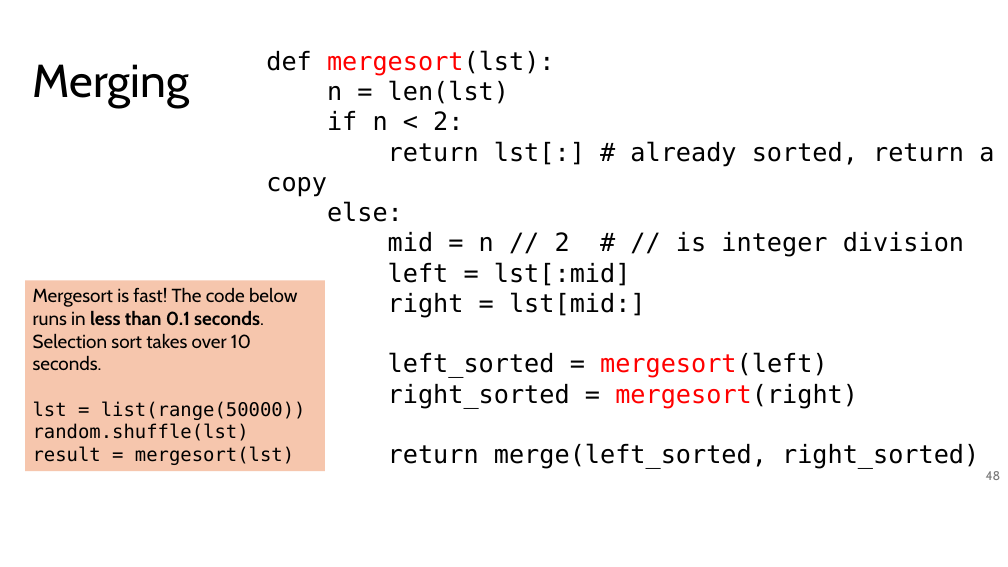
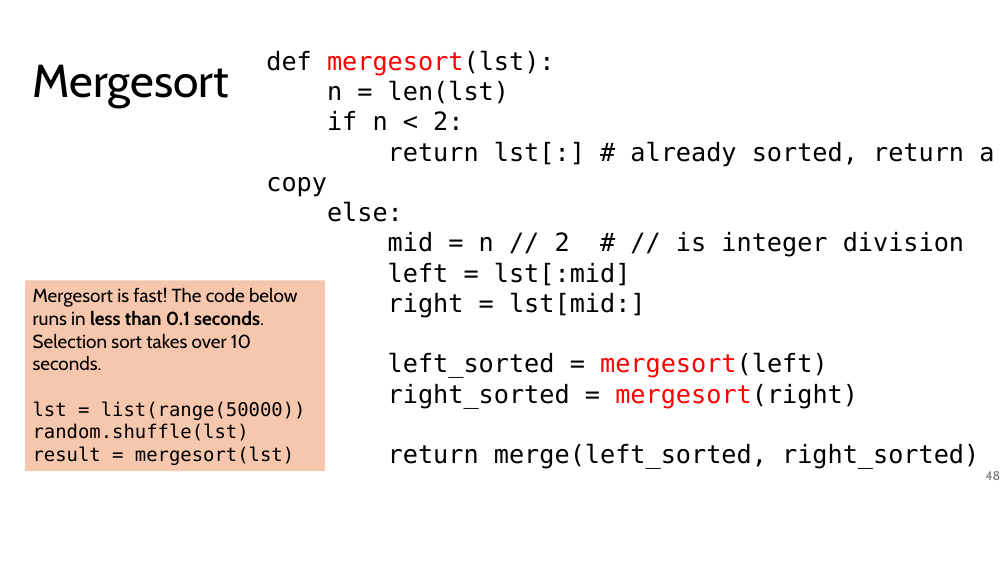
Before and after one commit to tjd1234/cmpt120fall2024, a slide deck: slide 48 of lecture_notes/chapter_algorithms/alg3_sorting/chapter_sorting.pptx. Drawn at 1008x567 pixels with LibreOffice and Linux fonts; fonts in the diff are those of the drawing. Boxes give left, top, right and bottom in pixels: in the first picture for what was removed or moved away, otherwise in the second. Text is boxed around its words. In the diff, an @@ line names an element or a change of style, - is before the commit and + after.

```diff
--- a/lecture_notes/chapter_algorithms/alg3_sorting/chapter_sorting.pptx
+++ b/lecture_notes/chapter_algorithms/alg3_sorting/chapter_sorting.pptx
@@ text at bbox=[33, 64, 230, 108]: text changed @@
-Merging
+Mergesort
```
Also in this commit, not shown: 1 other slide changed, 1 slide added, 3 other files.
